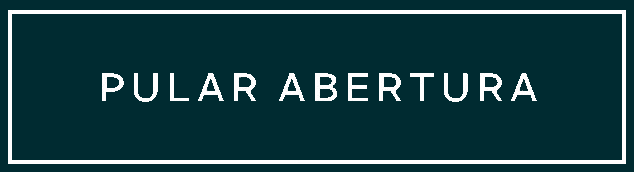
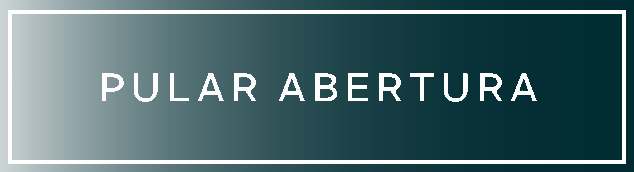
Revision of a layered 634x172 image; what changed, layer by layer:
painted on "Plano de fundo" over [0, 0, 559, 165]
added layer "Pintar camada 2" above "Pintar camada 1" over [0, 0, 559, 172]
hid "Pintar camada 1", painted on it over [0, 0, 559, 172]
